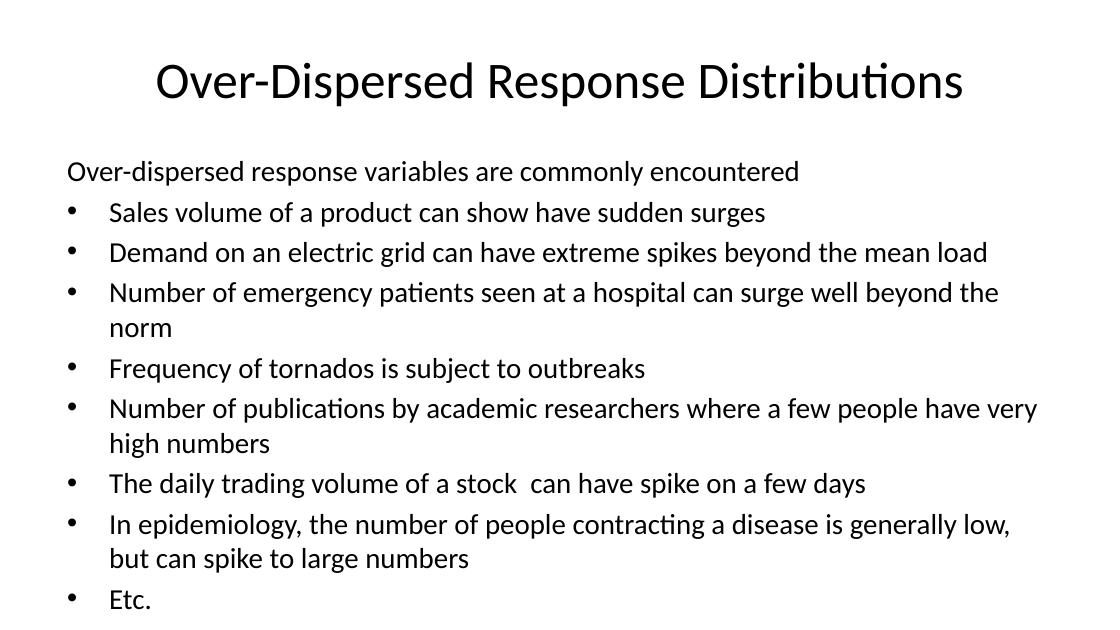
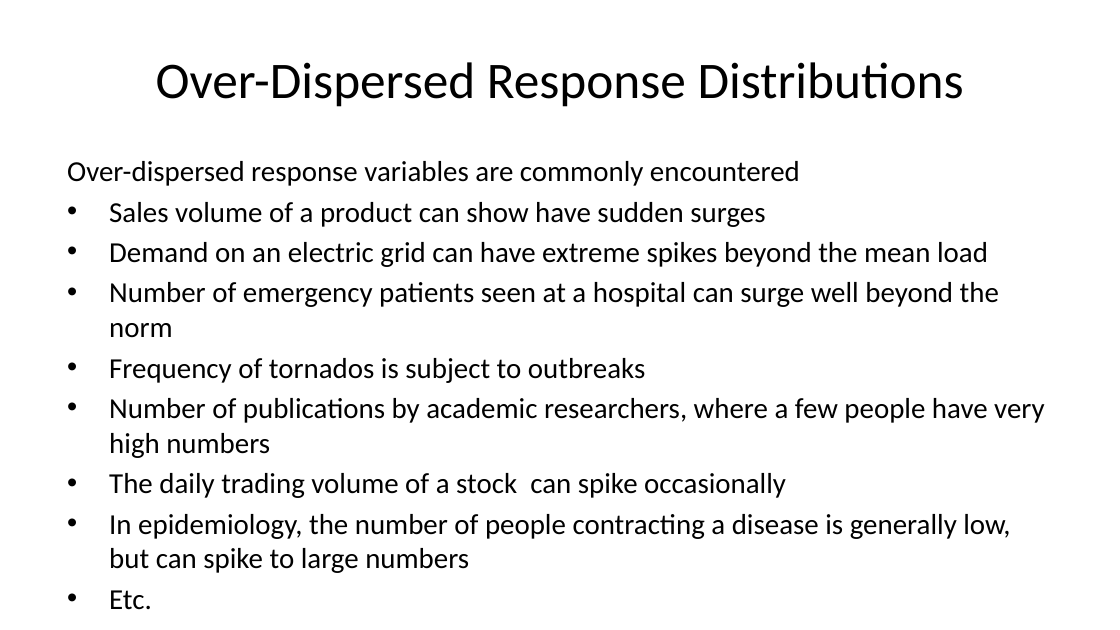
Before and after one commit to StephenElston/CSCI-E-83, a slide deck: slide 19 of LectureSlides/10b_ModelsFor OutliersAndOverdispersion.pptx. Drawn at 1120x630 pixels with LibreOffice and Linux fonts; fonts in the diff are those of the drawing. Boxes give left, top, right and bottom in pixels: in the first picture for what was removed or moved away, otherwise in the second. Text is boxed around its words. In the diff, an @@ line names an element or a change of style, - is before the commit and + after.

```diff
--- a/LectureSlides/10b_ModelsFor OutliersAndOverdispersion.pptx
+++ b/LectureSlides/10b_ModelsFor OutliersAndOverdispersion.pptx
@@ text at box(109, 398, 1044, 498): text changed @@
-• Number of publications by academic researchers where a few people have very high numbers
-• The daily trading volume of a stock can have spike on a few days
+• Number of publications by academic researchers, where a few people have very high numbers
+• The daily trading volume of a stock can spike occasionally
```
Also in this commit, not shown: 10 other slides changed.
